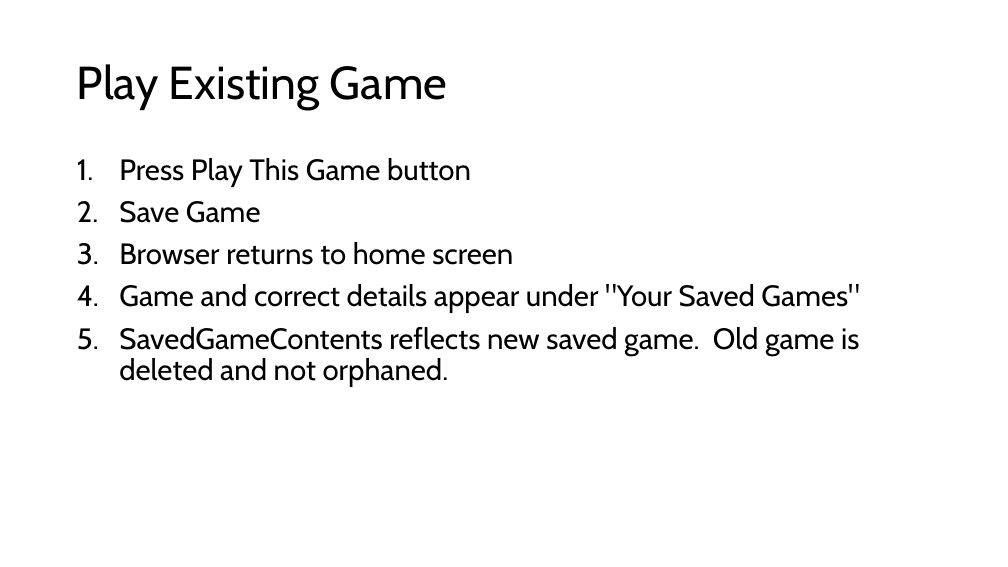
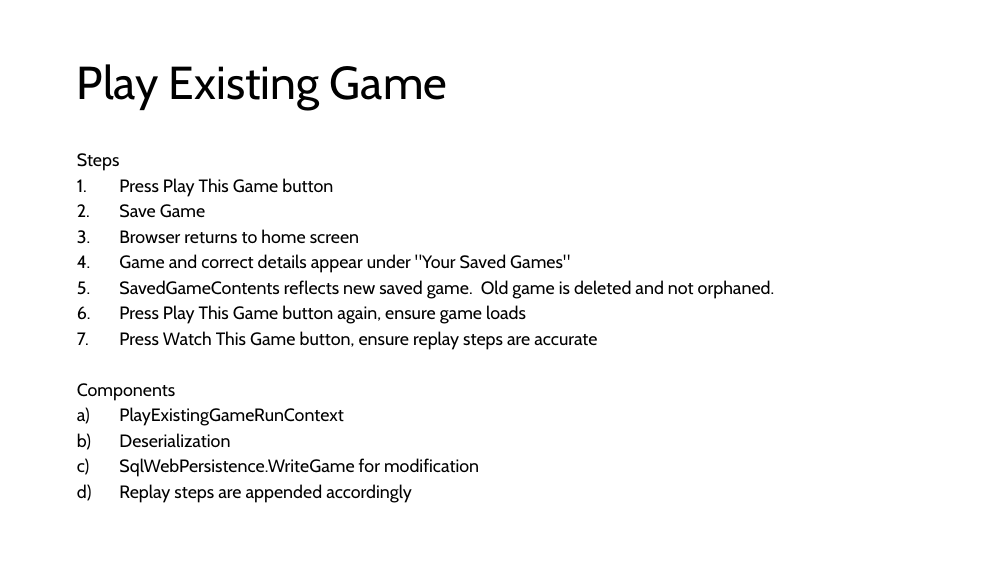
Before and after one commit to marcjohnston/AngbandOS, a slide deck: slide 5 of Documents/Web Front-End Test Cases.pptx. Drawn at 1008x567 pixels with LibreOffice and Linux fonts; fonts in the diff are those of the drawing. Boxes give left, top, right and bottom in pixels: in the first picture for what was removed or moved away, otherwise in the second. Text is boxed around its words. In the diff, an @@ line names an element or a change of style, - is before the commit and + after.

```diff
--- a/Documents/Web Front-End Test Cases.pptx
+++ b/Documents/Web Front-End Test Cases.pptx
@@ text at box(77, 153, 120, 171): paragraph added @@
+Steps
@@ text at box(119, 178, 775, 299): size 28 to 17 pt in "Press Play This Game button", "Save Game", "Browser returns to home screen", "Game and correct details appear under "Your ..." and 1 more places; line spacing 0.9 to 0.7 @@
@@ text at box(77, 305, 597, 503): paragraphs added @@
+6. Press Play This Game button again, ensure game loads
+7. Press Watch This Game button, ensure replay steps are accurate
+Components
+a) PlayExistingGameRunContext
+b) Deserialization
+c) SqlWebPersistence.WriteGame for modification
+d) Replay steps are appended accordingly
```
Also in this commit, not shown: 2 other slides changed, 4 slides added, 28 other files.
